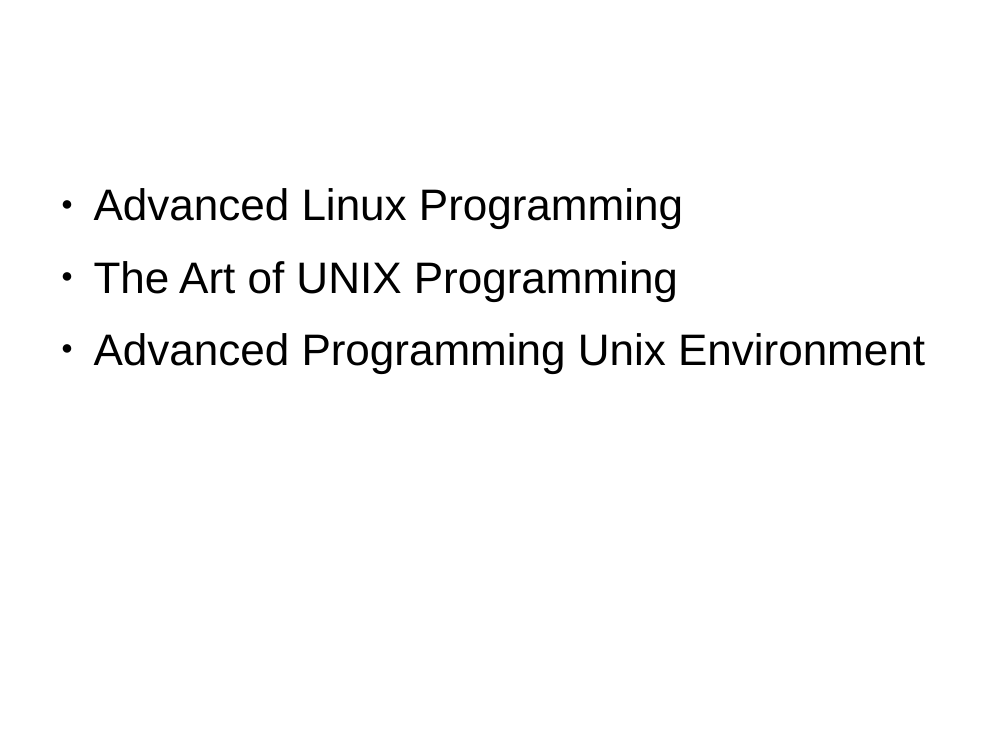
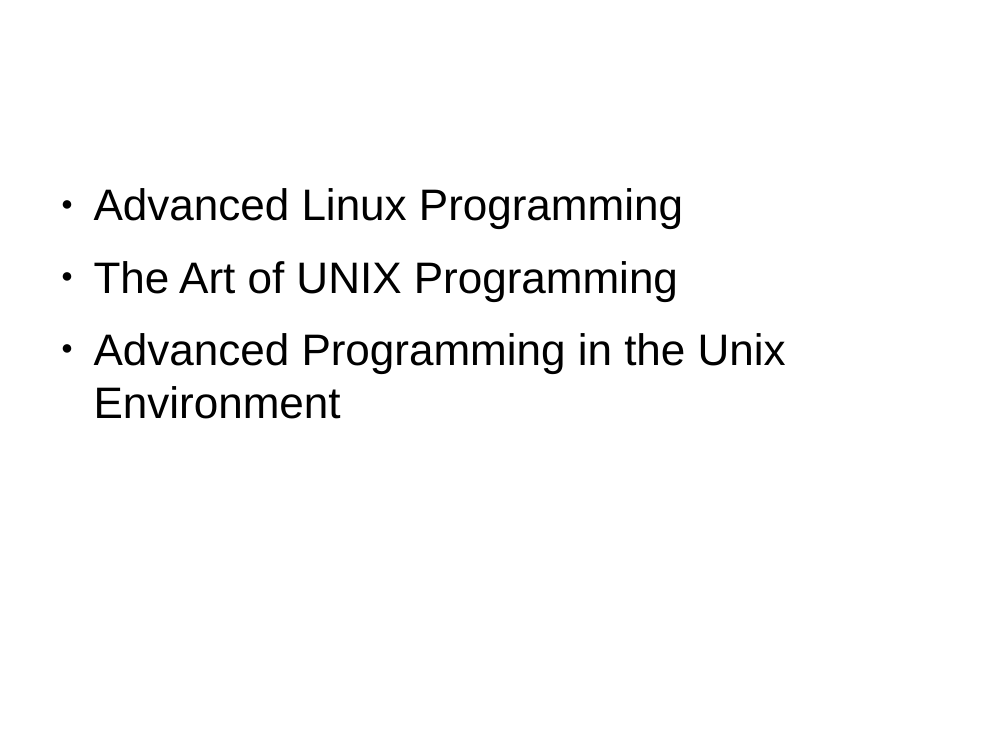
Before and after one commit to hustcalm/linux-getting-started, a slide deck: slide 6 of linux-getting-started-@hustcalm.odp (slide 7 before the commit). Drawn at 1008x756 pixels with LibreOffice and Linux fonts; fonts in the diff are those of the drawing; background and template pictures are left out. Boxes give left, top, right and bottom in pixels: in the first picture for what was removed or moved away, otherwise in the second. Text is boxed around its words. In the diff, an @@ line names an element or a change of style, - is before the commit and + after.

```diff
--- a/linux-getting-started-@hustcalm.odp
+++ b/linux-getting-started-@hustcalm.odp
@@ text at (x1=94, y1=333, x2=786, y2=419): text changed @@
-● Advanced Programming Unix Environment
+● Advanced Programming in the Unix Environment
```
Also in this commit, not shown: 8 other slides changed, 4 slides added, 5 slides removed, 2 other files.
